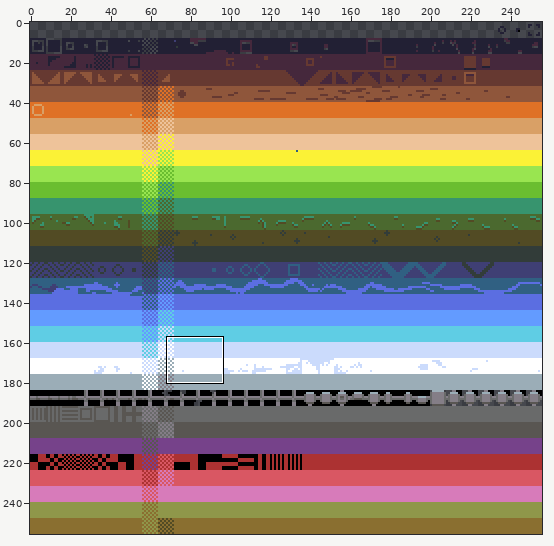
A pixel-art file gets an edit: rawAssets/tiles.aseprite. Above, an overview of the earlier version with the close-up marked.
Close-up. First the earlier version:
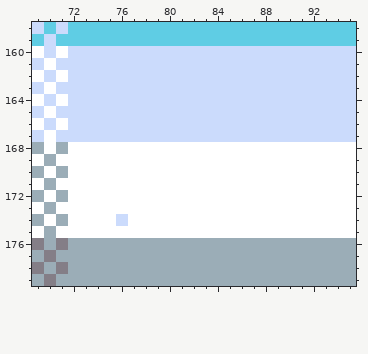
256x256 pixels, 1 frame. Shown: x 69..95, y 158..179. The commit also changed other parts of the picture, which this record leaves out.
And afterwards:
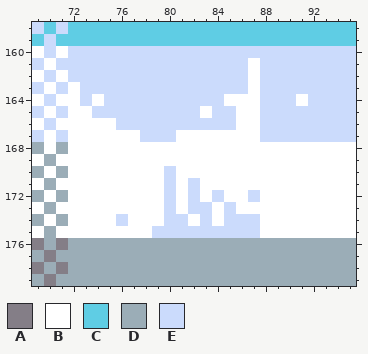
Palette (. is transparent): A #847e87  B #ffffff  C #5fcde4  D #9badb7  E #cbdbfc
Difference:
Changed rows in their new state; - is an unchanged pixel.
first column x 72:
161 ---------------B----
162 ---------------B----
163 B--------------B----
164 B-B----------BBB---B
165 BB---------B--BB----
166 BBBB----------BB----
167 BBBBBB---BBBBBBB----
170 --------E-----------
171 --------E-E---------
172 --------E-E-E--E----
173 --------E-EE-E------
174 --------EE-E-EEE----
175 -------EEEEEEEEE----
Where, in picture pixels (left, top, right, bottom), the same in both close-ups:
changed: (68, 58, 308, 238)
